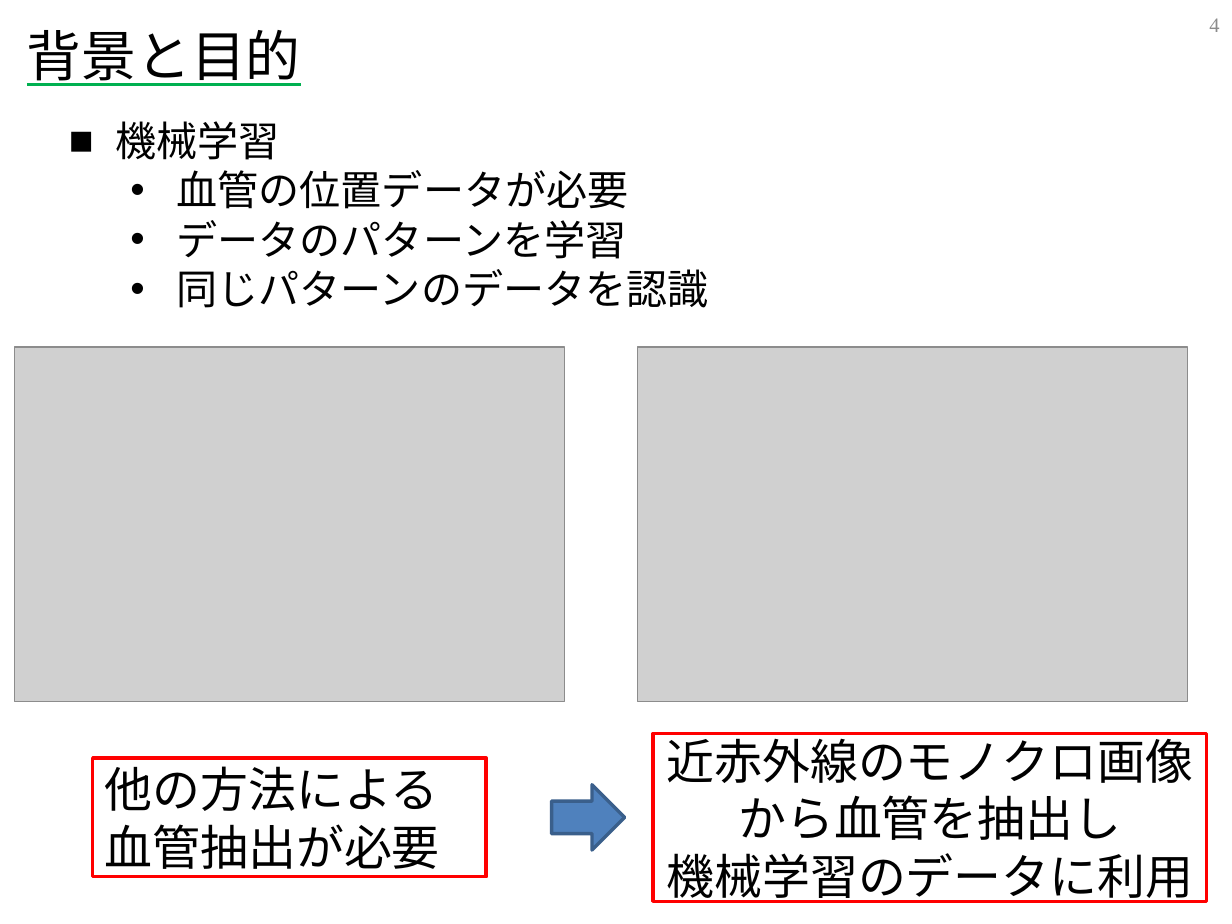
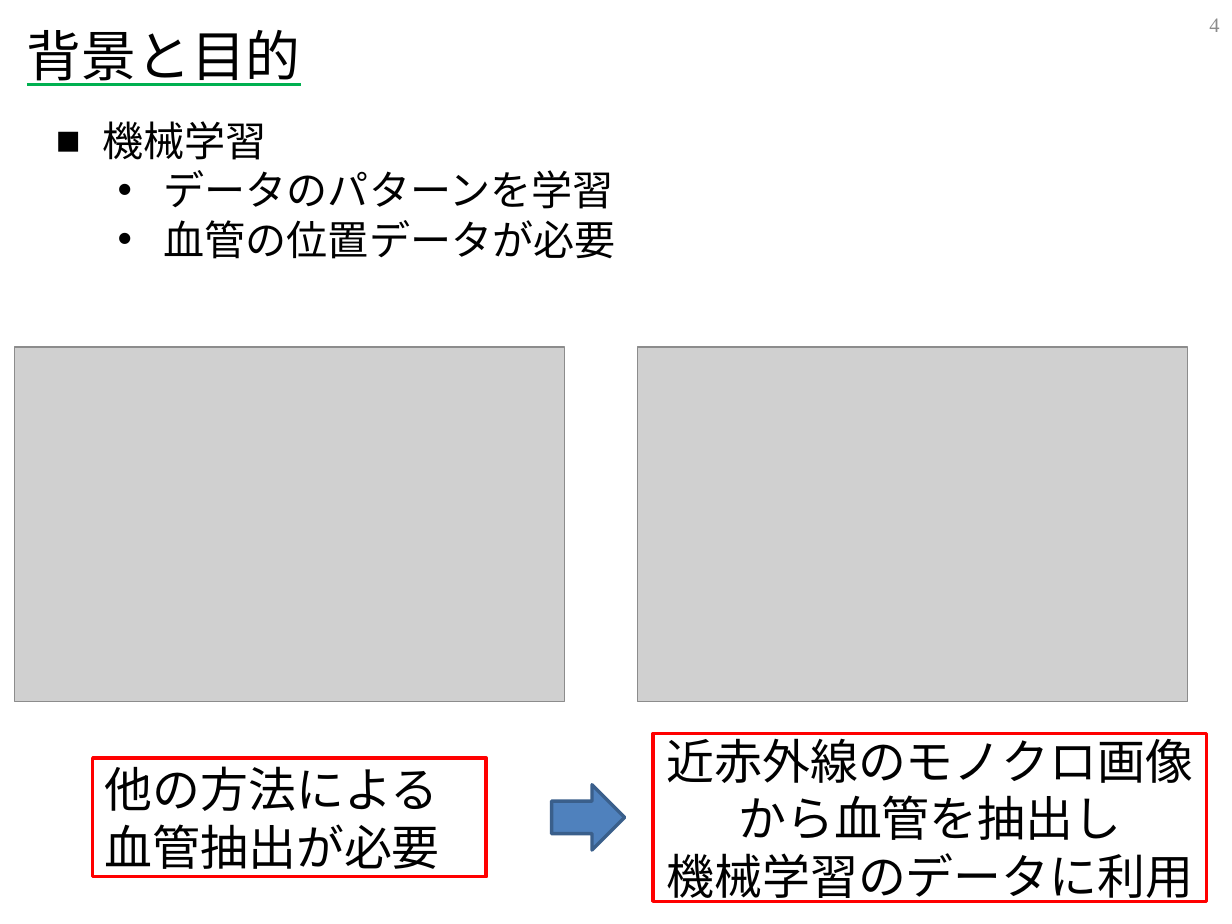
Before and after one commit to Quevun/blood_vessel_detection, a slide deck: slide 5 of blood vessel detection.pptx. Drawn at 1232x924 pixels with LibreOffice and Linux fonts; fonts in the diff are those of the drawing; grey boxes stand for pictures. Boxes give left, top, right and bottom in pixels: in the first picture for what was removed or moved away, otherwise in the second. Text is boxed around its words. In the diff, an @@ line names an element or a change of style, - is before the commit and + after.

```diff
--- a/blood vessel detection.pptx
+++ b/blood vessel detection.pptx
@@ text "機械学習": place and size @@
-text "機械学習" at (115, 121, 709, 308)
+text "機械学習" at (102, 121, 616, 259)
@@ text at (164, 170, 614, 209): paragraph added @@
+  • データのパターンを学習
@@ text at (177, 220, 709, 308): paragraphs removed @@
-  • データのパターンを学習
-  • 同じパターンのデータを認識
```
Also in this commit, not shown: 3 other slides changed, 1 slide added, 1 other file.
